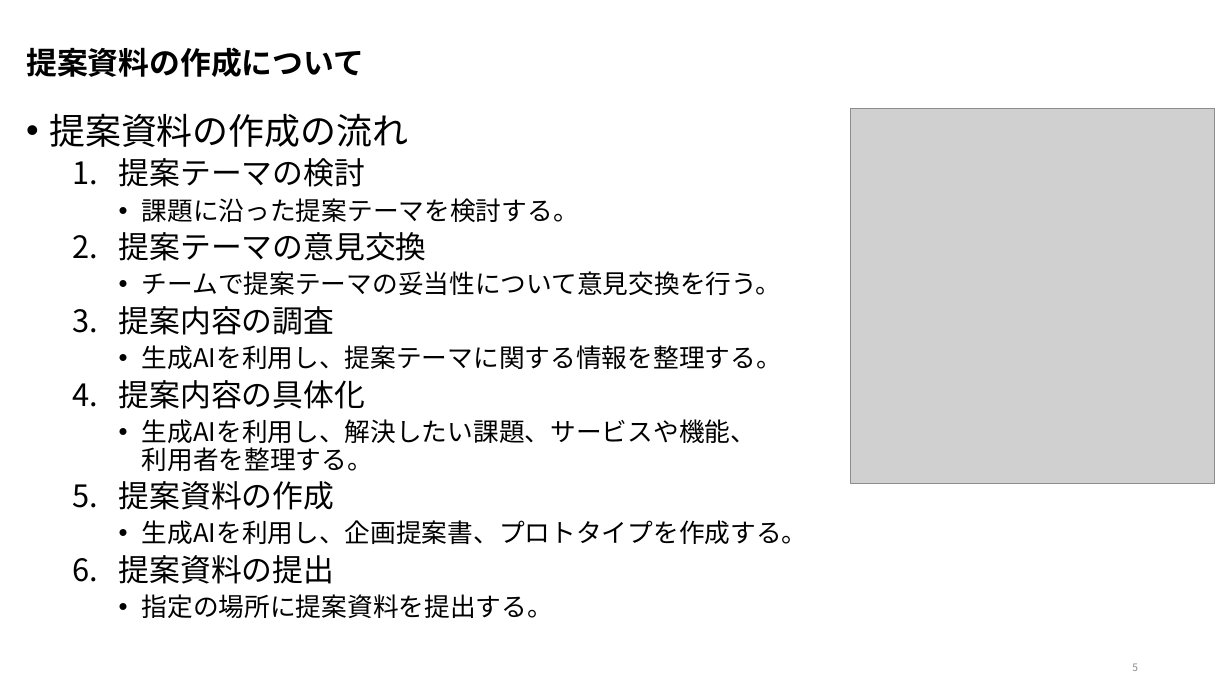
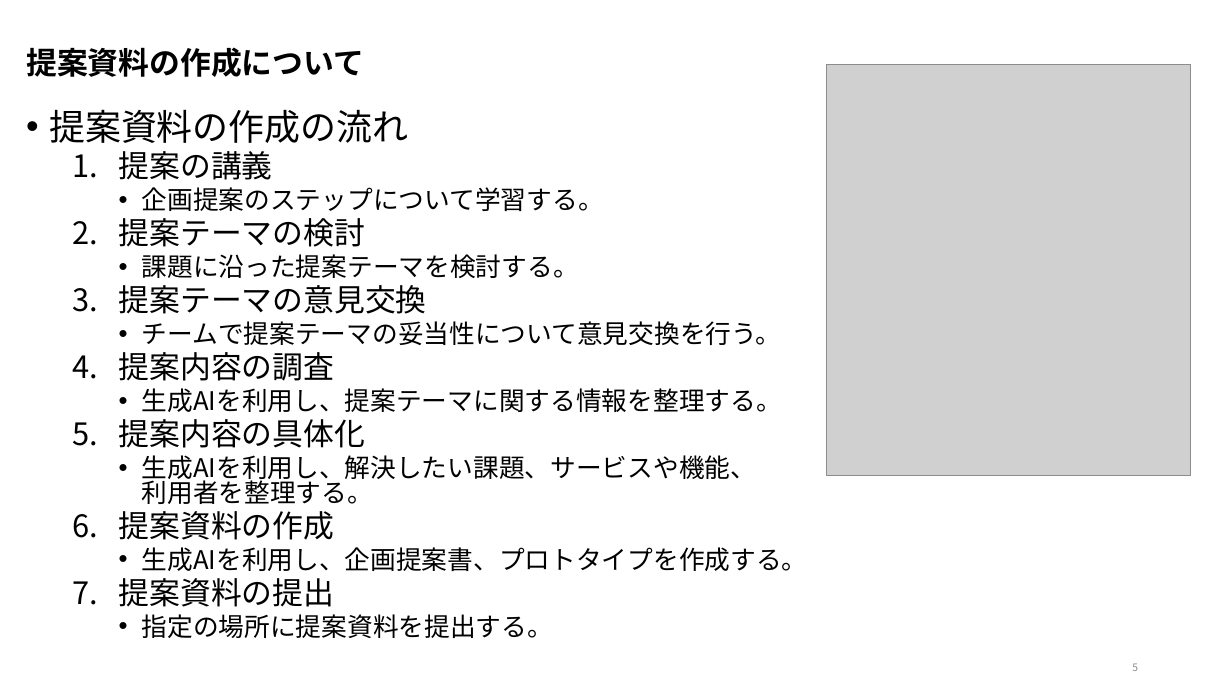
Before and after one commit to nishida2073/ai_navive, a slide deck: slide 5 of 00_オリエンテーション/【AI Native研修-提案】研修の概要.pptx. Drawn at 1232x693 pixels with LibreOffice and Linux fonts; fonts in the diff are those of the drawing; grey boxes stand for pictures. Boxes give left, top, right and bottom in pixels: in the first picture for what was removed or moved away, otherwise in the second. Text is boxed around its words. In the diff, an @@ line names an element or a change of style, - is before the commit and + after.

```diff
--- a/00_オリエンテーション/【AI Native研修-提案】研修の概要.pptx
+++ b/00_オリエンテーション/【AI Native研修-提案】研修の概要.pptx
@@ picture: place and size @@
-picture at [851,108,1215,483]
+picture at [827,64,1191,475]
@@ text at [49,109,808,638]: line spacing 0.9 to 0.8 @@
@@ text at [119,151,604,211]: paragraphs added @@
+  1. 提案の講義
+    • 企画提案のステップについて学習する。
```
Also in this commit, not shown: 4 other slides changed, 2 other files.
